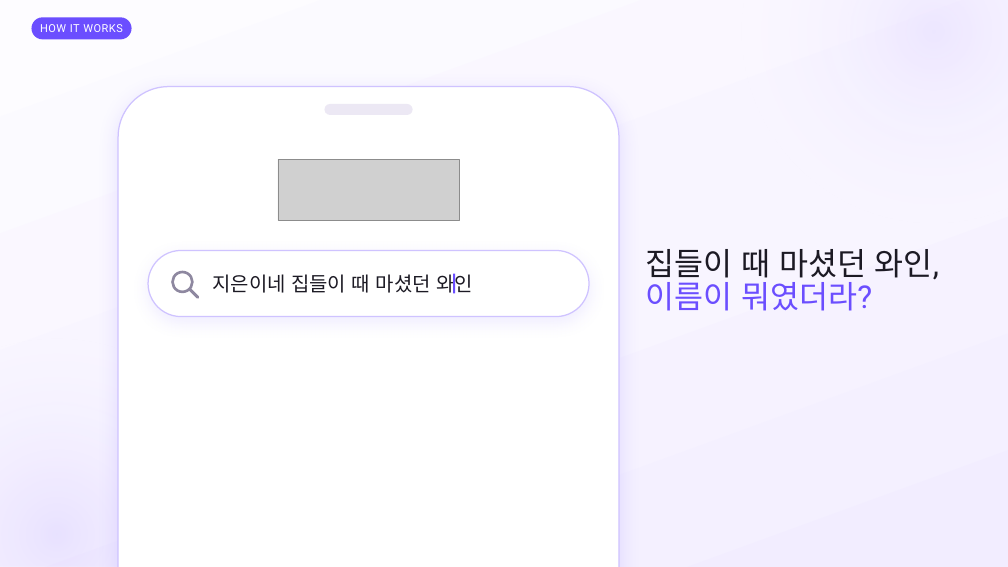
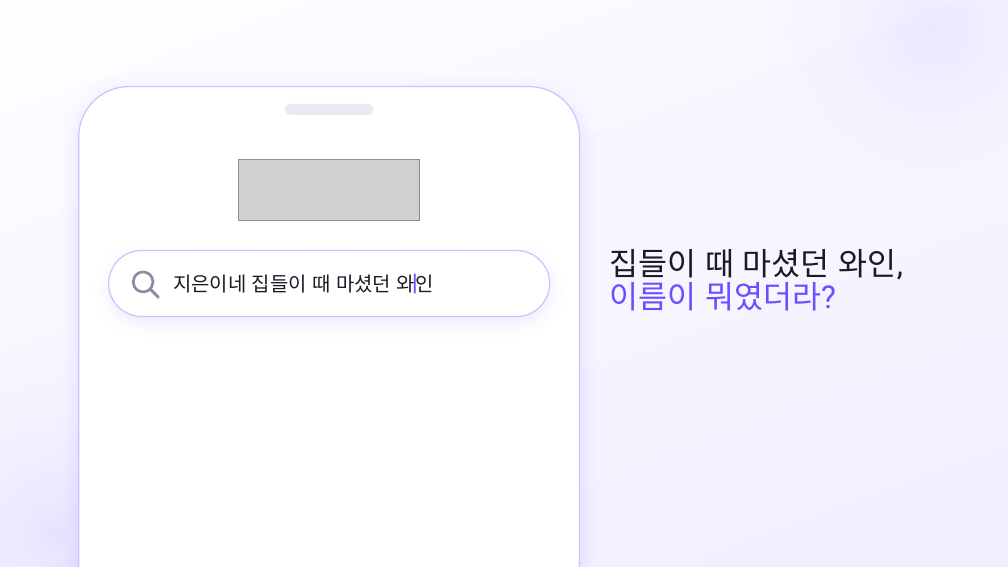
Before and after one commit to SB-Jo/t3, a slide deck: slide 5 of weave/결선준비/09_HowItWorks/HowItWorks_Argon_claude.pptx. Drawn at 1008x567 pixels with LibreOffice and Linux fonts; fonts in the diff are those of the drawing; grey boxes stand for pictures. Boxes give left, top, right and bottom in pixels: in the first picture for what was removed or moved away, otherwise in the second. Text is boxed around its words. In the diff, an @@ line names an element or a change of style, - is before the commit and + after.

```diff
--- a/weave/결선준비/09_HowItWorks/HowItWorks_Argon_claude.pptx
+++ b/weave/결선준비/09_HowItWorks/HowItWorks_Argon_claude.pptx
@@ text removed at (32, 14, 132, 43) @@
-How it works?
@@ rounded rectangle removed at (32, 17, 132, 39) @@
-HOW IT WORKS
@@ text "집들이 때 마셨던 와인,": place and size @@
-text "집들이 때 마셨던 와인," at (646, 249, 939, 311)
+text "집들이 때 마셨던 와인," at (609, 249, 903, 311)
@@ 3 rounded rectangles, 1 picture, 1 text, 1 ellipse, 1 freeform shape, 1 rectangle: place and size @@
-3 rounded rectangles, 1 picture, 1 text, 1 ellipse, 1 freeform shape, 1 rectangle at (118, 87, 619, 567)
+3 rounded rectangles, 1 picture, 1 text, 1 ellipse, 1 freeform shape, 1 rectangle at (79, 87, 579, 567)
```
Also in this commit, not shown: 28 other slides changed, 54 other files.
